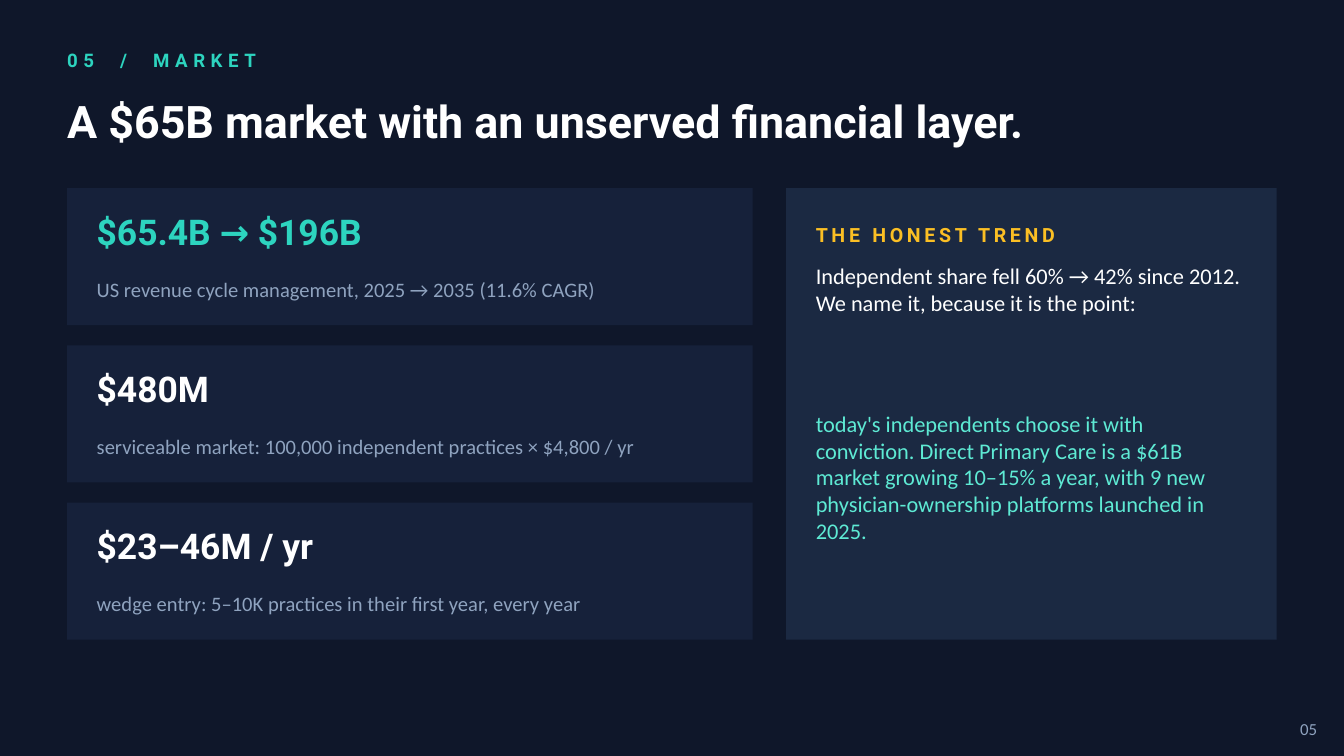
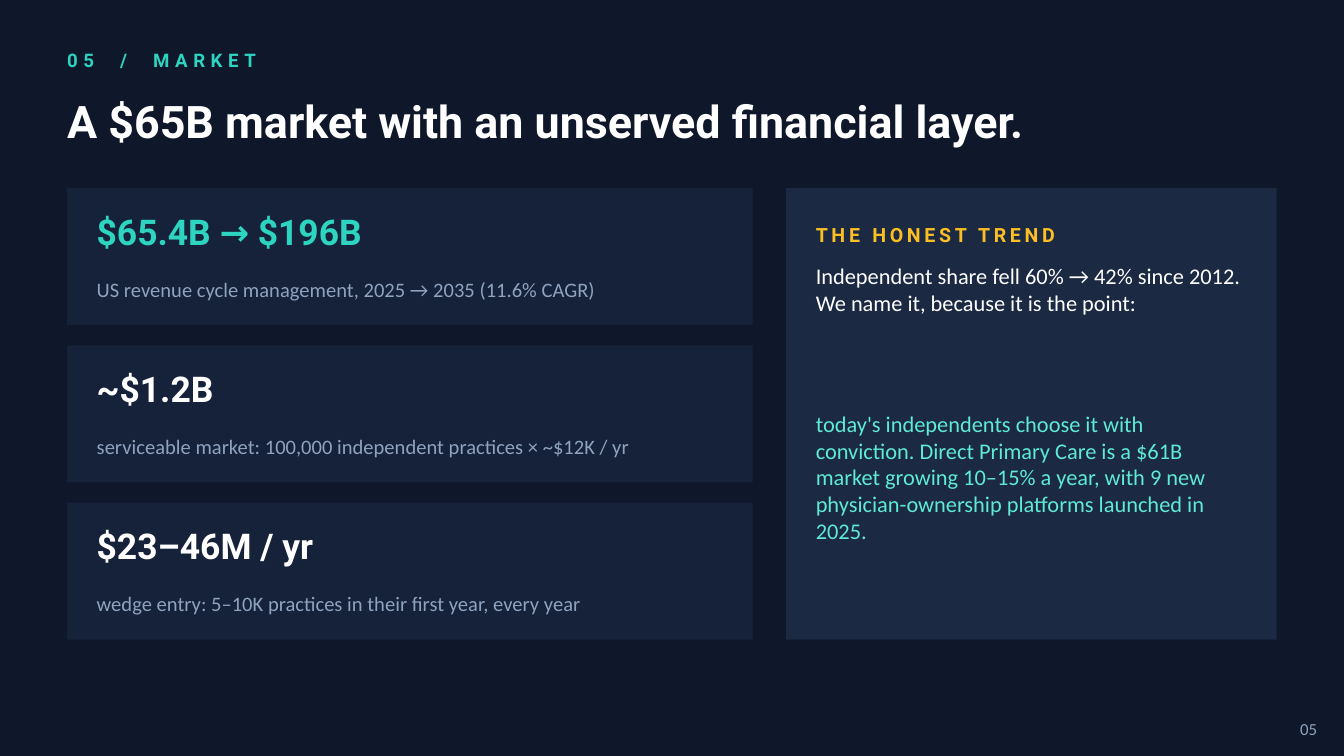
Before and after one commit to moamalleck/PhyLabs, a slide deck: slide 6 of docs/fundraising/pitch-deck-2026-06-11-softbank-necx.pptx. Drawn at 1344x756 pixels with LibreOffice and Linux fonts; fonts in the diff are those of the drawing. Boxes give left, top, right and bottom in pixels: in the first picture for what was removed or moved away, otherwise in the second. Text is boxed around its words. In the diff, an @@ line names an element or a change of style, - is before the commit and + after.

```diff
--- a/docs/fundraising/pitch-deck-2026-06-11-softbank-necx.pptx
+++ b/docs/fundraising/pitch-deck-2026-06-11-softbank-necx.pptx
@@ text at [97, 372, 214, 406]: text changed @@
-$480M
+~$1.2B
@@ text at [97, 440, 628, 458]: text changed @@
-serviceable market: 100,000 independent practices × $4,800 / yr
+serviceable market: 100,000 independent practices × ~$12K / yr
```
Also in this commit, not shown: 2 other files.
